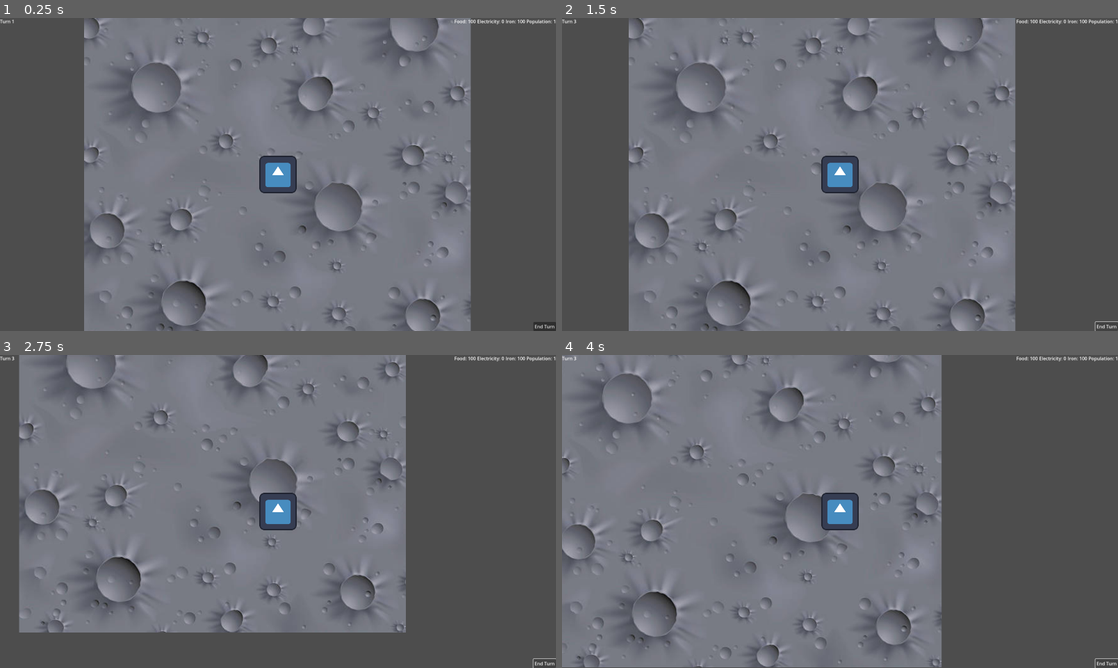
Above: before the commit, frames 1-4 (two rows, left to right).
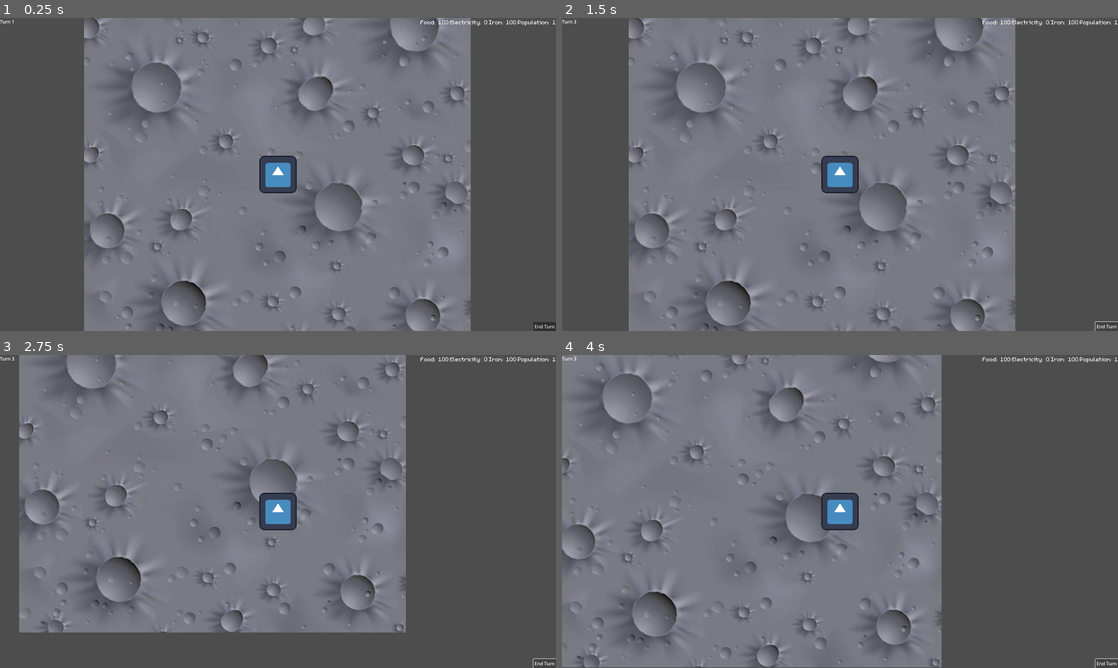
Above: after the commit, the same moments.

Repository: LunariumGame/Lunarium
Game: Godot game, scene res://scenes/world.tscn
Same seed, same stepped clock (60 frames per second), same inputs: the game is played once before the commit and once after it. The engine's default icon, where the game draws it, is replaced by a stand-in: a white triangle on a blue panel in a dark square.
Inputs:
- Up to frame 1 (0.25 s): no input
- Up to frame 2 (1.5 s): click "End Turn" at 0.5 s; tap Enter at 1.25 s; hold Right (ui_right) from 1.28 s (still down)
- Up to frame 3 (2.75 s): release Right (ui_right) at 2.03 s; hold Down (ui_down) from 2.03 s (still down)
- Up to frame 4 (4 s): release Down (ui_down) at 2.78 s; hold Right (ui_right) 2.78-3.53 s; hold Up (ui_up) from 3.53 s (still down)

The runs differ from the first frame. In frame 1, 0.2% of the frame differs, in the area x 0-100%, y 0-3%; in frame 2, 0.2%; in frame 3, 0.2%; in frame 4, 0.2%.

Commit message:
Use managed label settings for resource display

Diff:
--- a/scenes/ui_components/resource_display.tscn
+++ b/scenes/ui_components/resource_display.tscn
@@ -1,9 +1,11 @@
-[gd_scene load_steps=2 format=3 uid="uid://ce48wrjunv4rk"]
+[gd_scene load_steps=3 format=3 uid="uid://ce48wrjunv4rk"]
 
+[ext_resource type="LabelSettings" uid="uid://dte7ki6on48e4" path="res://resources/ui/label_settings_regular.tres" id="1_6im6l"]
 [ext_resource type="Script" uid="uid://bk2c6el5gj6vm" path="res://scripts/ui_components/resource_display.gd" id="1_d8d5m"]
 
 [node name="ResourceDisplay" type="Label"]
 offset_right = 40.0
 offset_bottom = 23.0
 text = "RESOURCE_VALUE"
+label_settings = ExtResource("1_6im6l")
 script = ExtResource("1_d8d5m")
